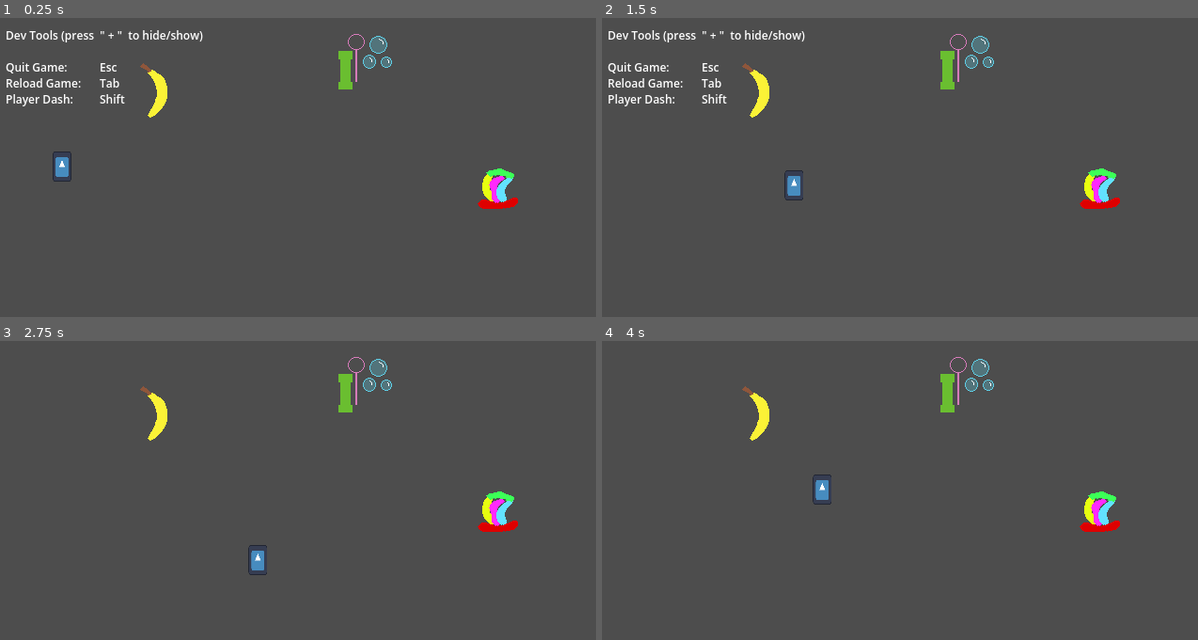
Above: before the commit, frames 1-4 (two rows, left to right).
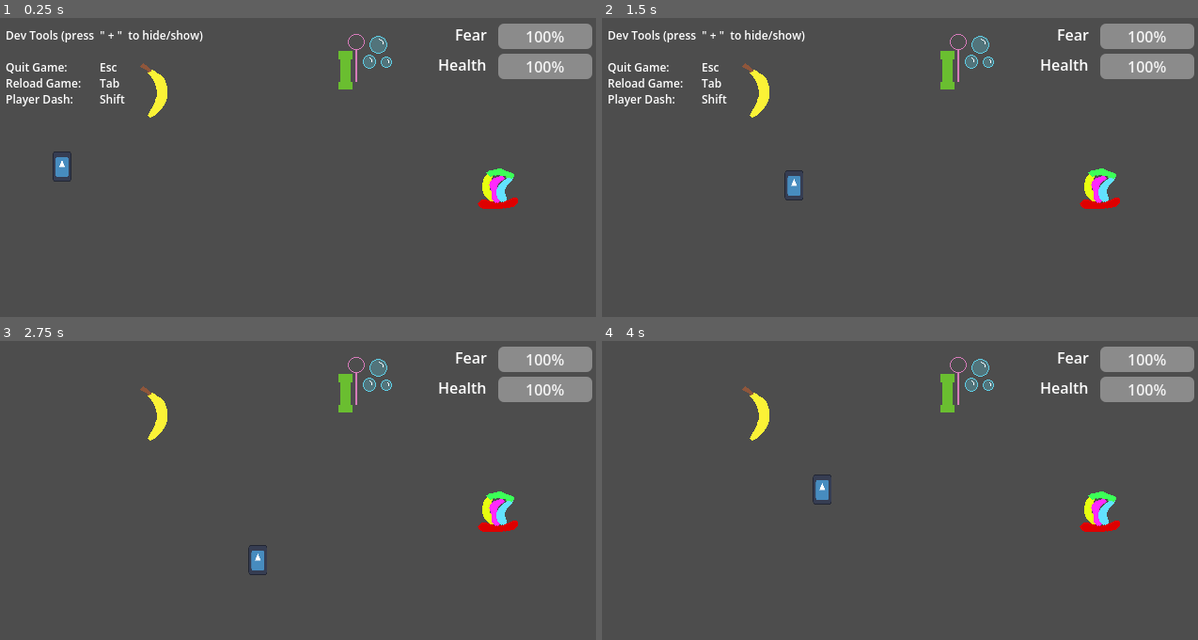
Above: after the commit, the same moments.

Repository: CarolineRoemer1998/NotABug
Game: Godot game, scene res://components/main/main.tscn
Two runs of this game, one before a commit and one after it. Both use one fixed random seed, a clock stepped at 60 frames per second and the inputs below. The engine's default icon, where the game draws it, is replaced by a stand-in: a white triangle on a blue panel in a dark square.
Inputs:
- Up to frame 1 (0.25 s): no input
- Up to frame 2 (1.5 s): tap Enter at 0.5 s; hold D (move_right) 0.53-1.28 s; tap Shift (dash) at 0.6, 1.35 s; hold S (move_down) from 1.28 s (still down)
- Up to frame 3 (2.75 s): release S (move_down) at 2.03 s; hold D (move_right) from 2.03 s (still down); tap ] (show_or_hide_dev_tools) at 2.1 s; tap Shift (dash) at 2.3 s
- Up to frame 4 (4 s): release D (move_right) at 2.78 s; hold W (move_up) 2.78-3.53 s; tap Shift (dash) at 2.85, 3.6 s; hold A (move_left) from 3.53 s (still down)

The runs differ from the first frame. In frame 1, 2.9% of the frame differs, in the area x 73-100%, y 1-21%; in frame 2, 2.9%; in frame 3, 2.9%; in frame 4, 2.9%.

Commit message:
Added fear- and health-meter, collecting items reduces fear by set amount depending on item

Diff:
--- a/components/main/main.tscn
+++ b/components/main/main.tscn
@@ -88,3 +88,5 @@
 Quit Game:			Esc
 Reload Game:		Tab
 Player Dash:	      	Shift"
+
+[editable path="Game/Player"]
--- a/components/player/player.gd
+++ b/components/player/player.gd
@@ -1,16 +1,19 @@
 class_name Player
 extends CharacterBody2D
 
+@onready var fear_meter: ProgressBar = $UI/FearMeter
+@onready var life_meter: ProgressBar = $UI/LifeMeter
+
 @onready var timer_dash_cooldown: Timer = $TimerDashCooldown
+var dash_cooldown_in_seconds := 3.0
+
 @onready var timer_dash_duration: Timer = $TimerDashDuration
-var dash_cooldown_in_seconds := 3.0
 var dash_duration_in_seconds := 0.3
 
 const SPEED_NORMAL := 100.0
 const SPEED_DASH := 300.0
 
 var current_speed := SPEED_NORMAL
-
 var is_dashing := false
 var dash_direction := Vector2.ZERO
 
@@ -43,3 +46,5 @@
 
 func _on_item_detector_body_entered(item: Item) -> void:
 	Signals.item_collected.emit(item)
+	var amount_fear_reduction := item.item_data.fear_reduction
+	fear_meter.value -= amount_fear_reduction
--- a/components/player/player.tscn
+++ b/components/player/player.tscn
@@ -48,6 +48,59 @@
 [node name="CollisionShape2D" type="CollisionShape2D" parent="ItemDetector" unique_id=421785177]
 shape = SubResource("CapsuleShape2D_kfe3d")
 
+[node name="UI" type="Control" parent="." unique_id=1900340849]
+top_level = true
+layout_mode = 3
+anchors_preset = 0
+offset_right = 640.0
+offset_bottom = 360.0
+
+[node name="FearMeter" type="ProgressBar" parent="UI" unique_id=329884634]
+layout_mode = 1
+anchors_preset = 1
+anchor_left = 1.0
+anchor_right = 1.0
+offset_left = -104.0
+offset_top = 8.0
+offset_right = -4.0
+offset_bottom = 35.0
+grow_horizontal = 0
+pivot_offset_ratio = Vector2(1, 0)
+value = 100.0
+rounded = true
+
+[node name="RichTextLabel" type="RichTextLabel" parent="UI/FearMeter" unique_id=240076592]
+layout_mode = 0
+offset_left = -112.0
+offset_right = -12.0
+offset_bottom = 40.0
+pivot_offset_ratio = Vector2(1, 0)
+text = "Fear"
+horizontal_alignment = 2
+
+[node name="LifeMeter" type="ProgressBar" parent="UI" unique_id=1460619949]
+layout_mode = 1
+anchors_preset = 1
+anchor_left = 1.0
+anchor_right = 1.0
+offset_left = -104.0
+offset_top = 40.0
+offset_right = -4.0
+offset_bottom = 67.0
+grow_horizontal = 0
+pivot_offset_ratio = Vector2(1, 0)
+value = 100.0
+rounded = true
+
+[node name="RichTextLabel" type="RichTextLabel" parent="UI/LifeMeter" unique_id=621260845]
+layout_mode = 0
+offset_left = -112.0
+offset_right = -12.0
+offset_bottom = 40.0
+pivot_offset_ratio = Vector2(1, 0)
+text = "Health"
+horizontal_alignment = 2
+
 [connection signal="timeout" from="TimerDashCooldown" to="." method="_on_timer_dash_cooldown_timeout"]
 [connection signal="timeout" from="TimerDashDuration" to="." method="_on_timer_dash_duration_timeout"]
 [connection signal="body_entered" from="ItemDetector" to="." method="_on_item_detector_body_entered"]
